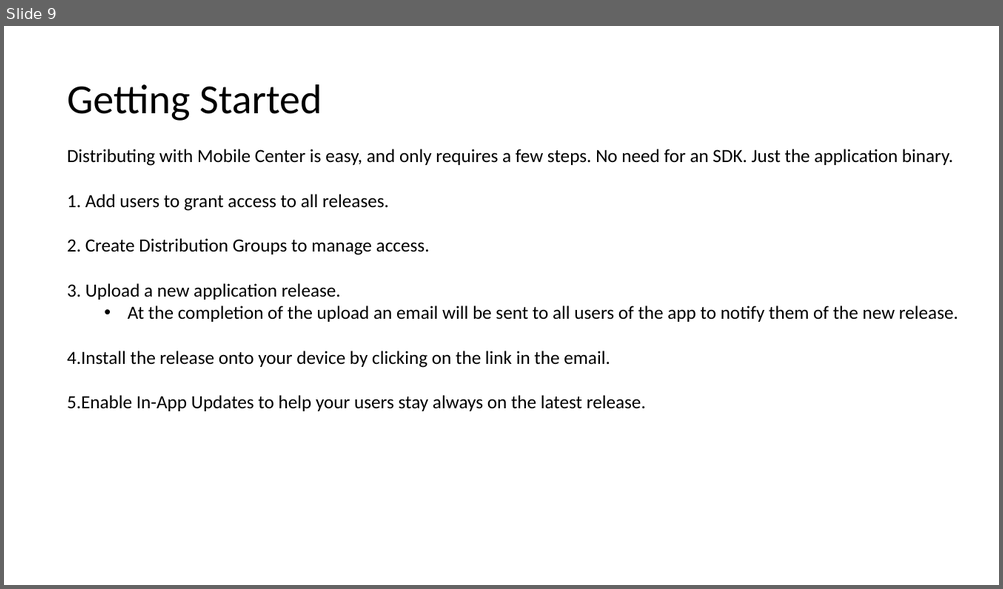
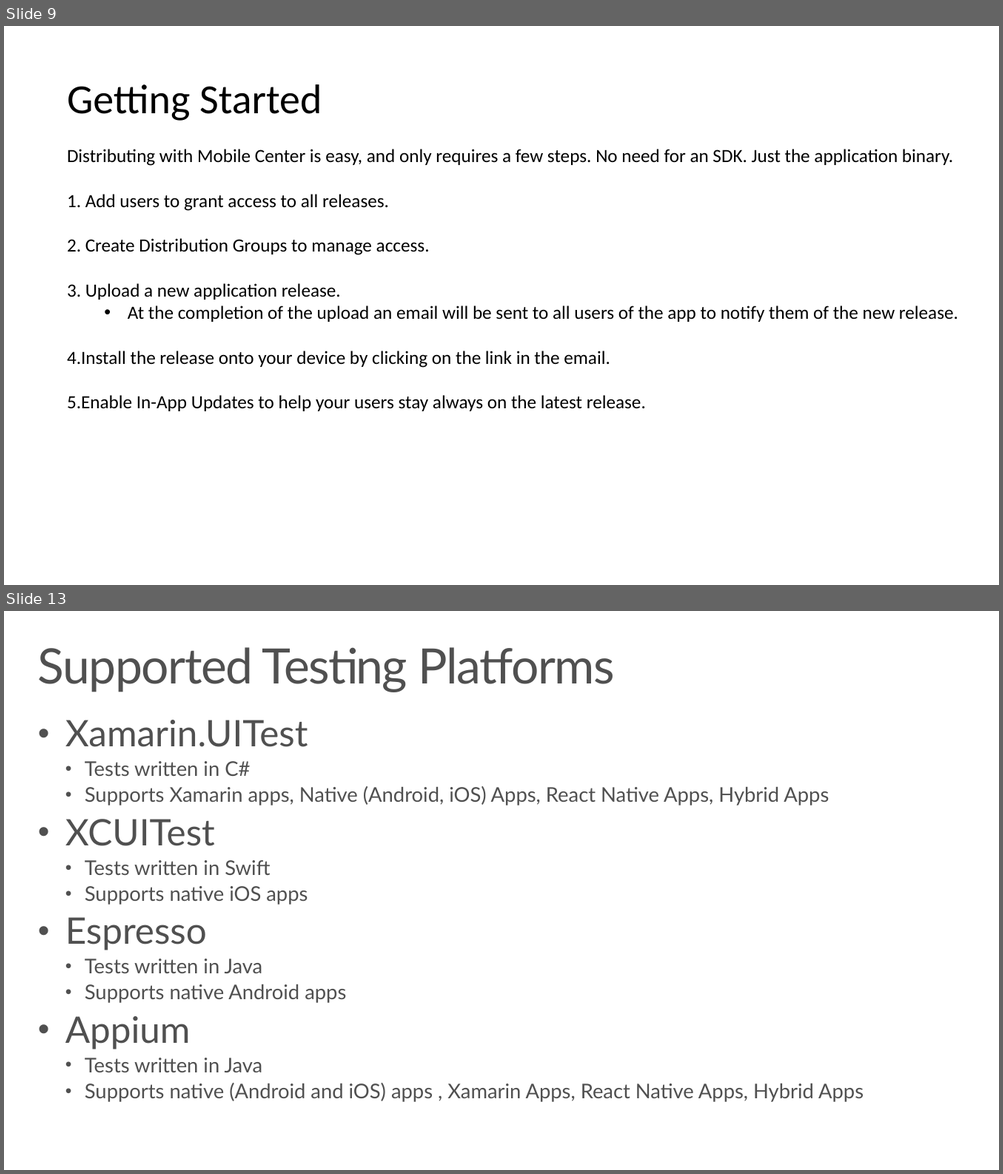
Before and after one commit to juneDebugs/MobileAzureDevDays, a slide deck: _Presentations/SFDevDays.pptx. Shown one above the other, each under a label of ours: slide 9 before the commit, slides 9 and 13 after it; the slides between them are not shown. The pictures are 1003x589 and 1003x1174 pixels, drawn with LibreOffice and Linux fonts; fonts in the diff are those of the drawing; background and template pictures are left out. Boxes give left, top, right and bottom in pixels: in the first picture for what was removed or moved away, otherwise in the second. Text is boxed around its words. In the diff, an @@ line names an element or a change of style, - is before the commit and + after.

```diff
--- a/_Presentations/SFDevDays.pptx
+++ b/_Presentations/SFDevDays.pptx
@@ slide 13 added at [4, 611, 999, 1170], background #FFFFFF @@
@@ title added at [38, 647, 614, 692], 47 pt, text #505050 @@
+Supported Testing Platforms
@@ text added at [65, 720, 863, 1102], 19.6 pt, text #505050 @@
+• Xamarin.UITest
+  • Tests written in C#
+  • Supports Xamarin apps, Native (Android, iOS) Apps, React Native Apps, Hybrid Apps
+• XCUITest
+  • Tests written in Swift
+  • Supports native iOS apps
+• Espresso
+  • Tests written in Java
+  • Supports native Android apps
+• Appium
+  • Tests written in Java
+  • Supports native (Android and iOS) apps , Xamarin Apps, React Native Apps, Hybrid Apps
```
Also in this commit, not shown: 3 other slides added.
